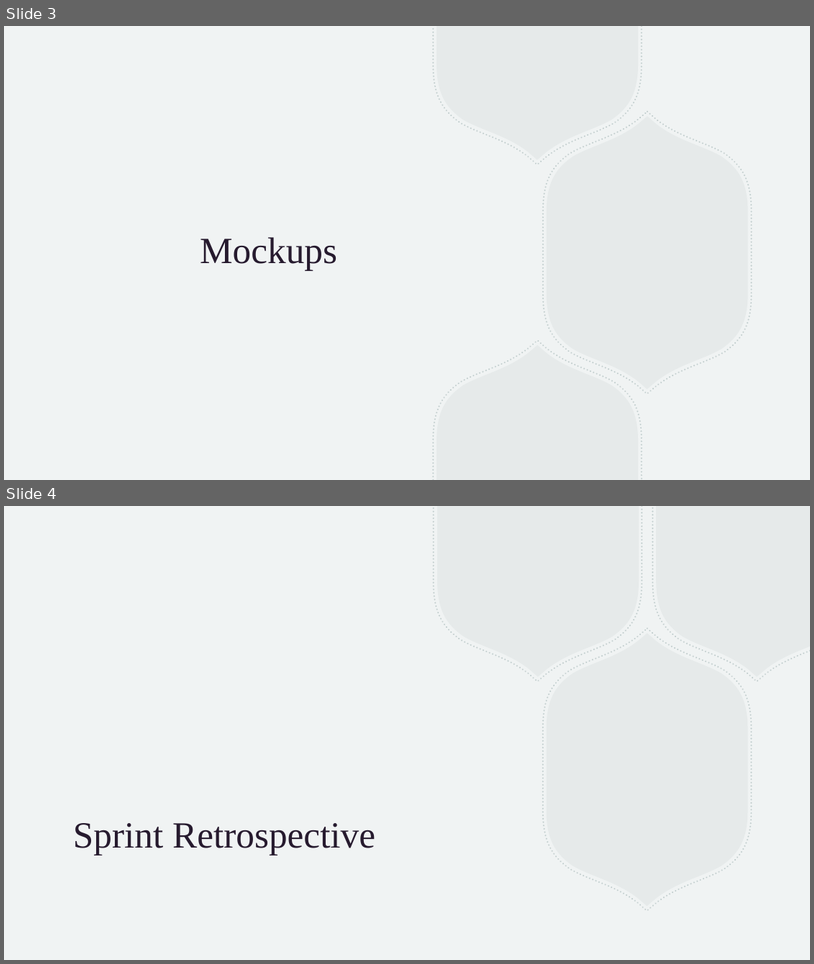
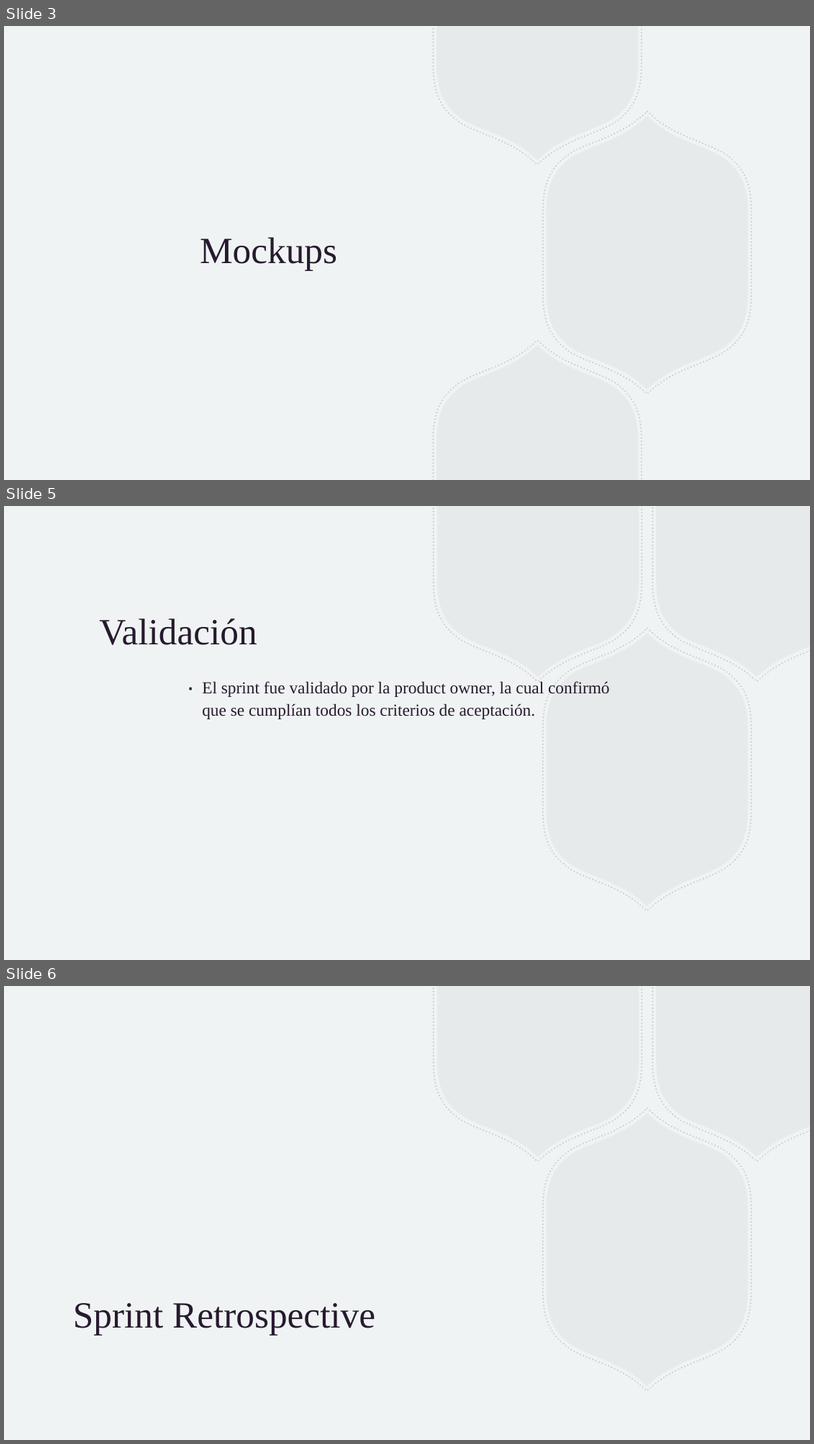
Before and after one commit to 20181041/ISII_EF_LibreriaVirtual, a slide deck: 4-documentacion/ISII_PPT_Sprint1.pptx. Shown one above the other, each under a label of ours: slides 3 and 4 before the commit, slides 3, 5 and 6 after it; the slides between them are not shown. The pictures are 814x964 and 814x1444 pixels, drawn with LibreOffice and Linux fonts; fonts in the diff are those of the drawing. Boxes give left, top, right and bottom in pixels: in the first picture for what was removed or moved away, otherwise in the second. Text is boxed around its words. In the diff, an @@ line names an element or a change of style, - is before the commit and + after.

```diff
--- a/4-documentacion/ISII_PPT_Sprint1.pptx
+++ b/4-documentacion/ISII_PPT_Sprint1.pptx
@@ slide 5 added at <box>4,506,810,960</box>, background #F0F3F3; not listed: 4 template elements that a slide beside it also shows @@
@@ rectangle added at <box>4,506,810,960</box>, fill #F0F3F3 @@
@@ freeform shape added at <box>434,506,642,682</box>, outline #ADBDBD 2 pt dashed @@
@@ freeform shape added at <box>437,506,639,677</box>, fill #ADBDBD at 15% opacity @@
@@ freeform shape added at <box>653,506,810,682</box>, outline #ADBDBD 2 pt dashed @@
@@ freeform shape added at <box>657,506,810,677</box>, fill #ADBDBD at 15% opacity @@
@@ title added at <box>99,618,257,645</box>, 44 pt, text #261A2E @@
+Validación
@@ freeform shape added at <box>543,628,751,910</box>, outline #ADBDBD 2 pt dashed @@
@@ freeform shape added at <box>547,633,748,906</box>, fill #ADBDBD at 15% opacity @@
@@ group added at <box>617,506,810,839</box>: 4 freeform shapes @@
@@ text added at <box>202,680,610,719</box>, 20 pt, text #261A2E @@
+∙ El sprint fue validado por la product owner, la cual confirmó que se cumplían todos los criterios de aceptación.
@@ what was slide 4 is now slide 6 @@
```
Also in this commit, not shown: 3 other slides added.
